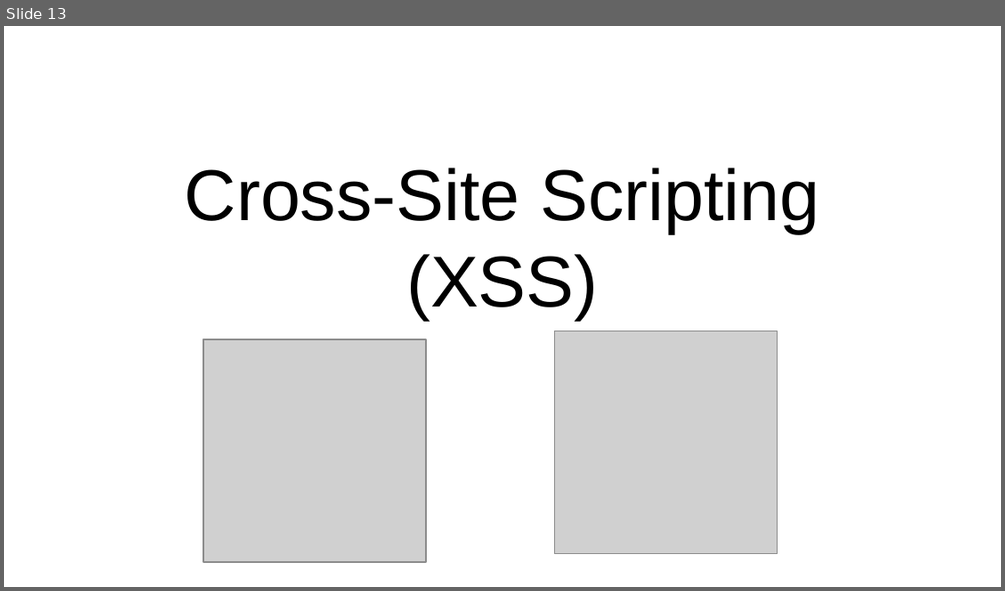
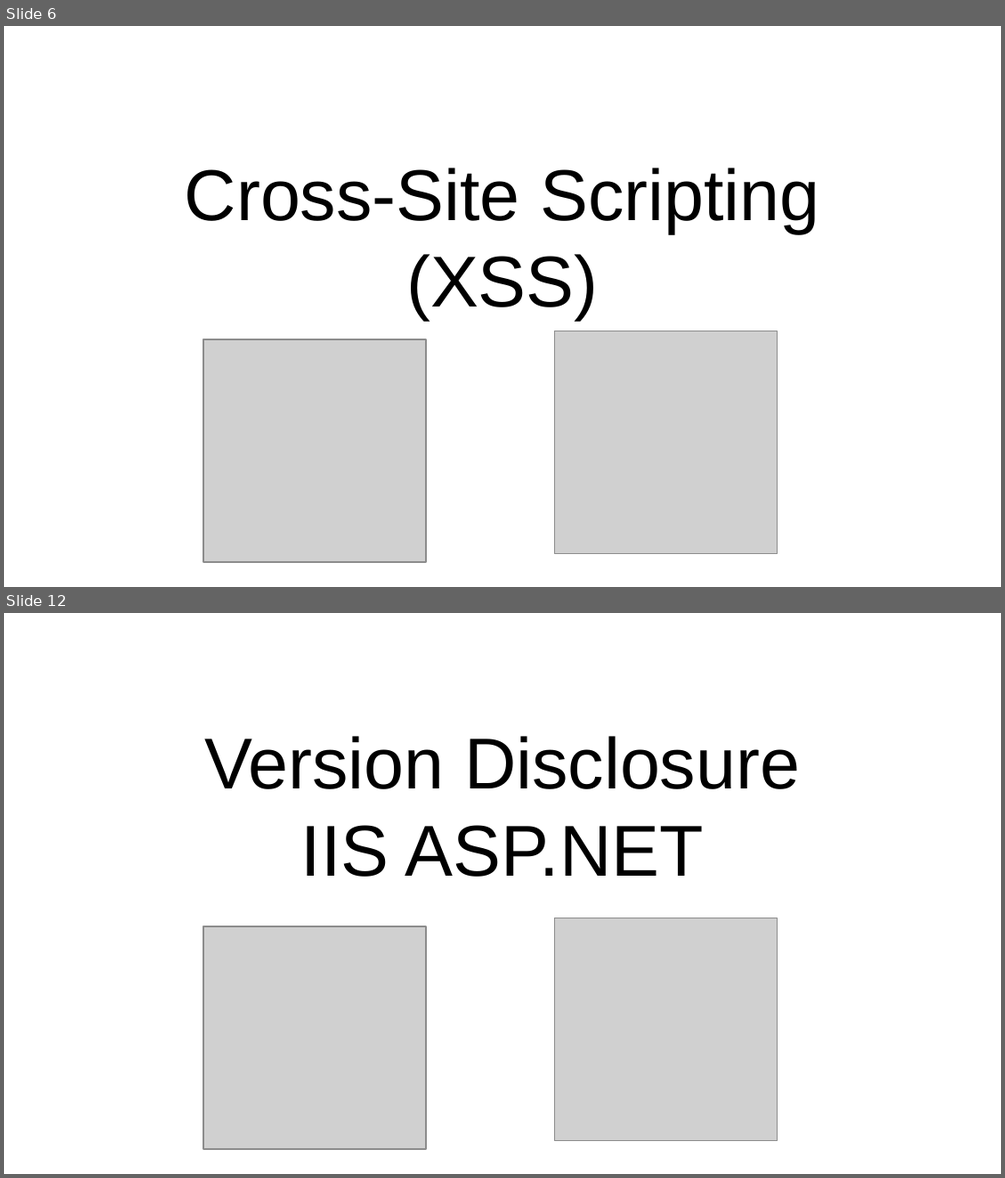
Before and after one commit to AshWilliams/Seguridad.Net, a slide deck: Seguridad_de_aplicaciones_web.pptx. Shown one above the other, each under a label of ours: slide 13 before the commit, slides 6 and 12 after it; the slides between them are not shown. The pictures are 1005x591 and 1005x1178 pixels, drawn with LibreOffice and Linux fonts; fonts in the diff are those of the drawing; grey boxes stand for pictures. Boxes give left, top, right and bottom in pixels: in the first picture for what was removed or moved away, otherwise in the second. Text is boxed around its words. In the diff, an @@ line names an element or a change of style, - is before the commit and + after.

```diff
--- a/Seguridad_de_aplicaciones_web.pptx
+++ b/Seguridad_de_aplicaciones_web.pptx
@@ slide 12 added at box(4, 613, 1001, 1174), background #FFFFFF @@
@@ title added at box(204, 736, 800, 876), 52 pt, text #000000 @@
+Version Disclosure
+IIS ASP.NET
@@ picture added at box(203, 926, 426, 1148) @@
@@ picture added at box(554, 918, 777, 1140) @@
@@ what was slide 13 is now slide 6 @@
```
Also in this commit, not shown: 6 slides changed, 9 other slides added, 16 slides removed, 2 other files.
